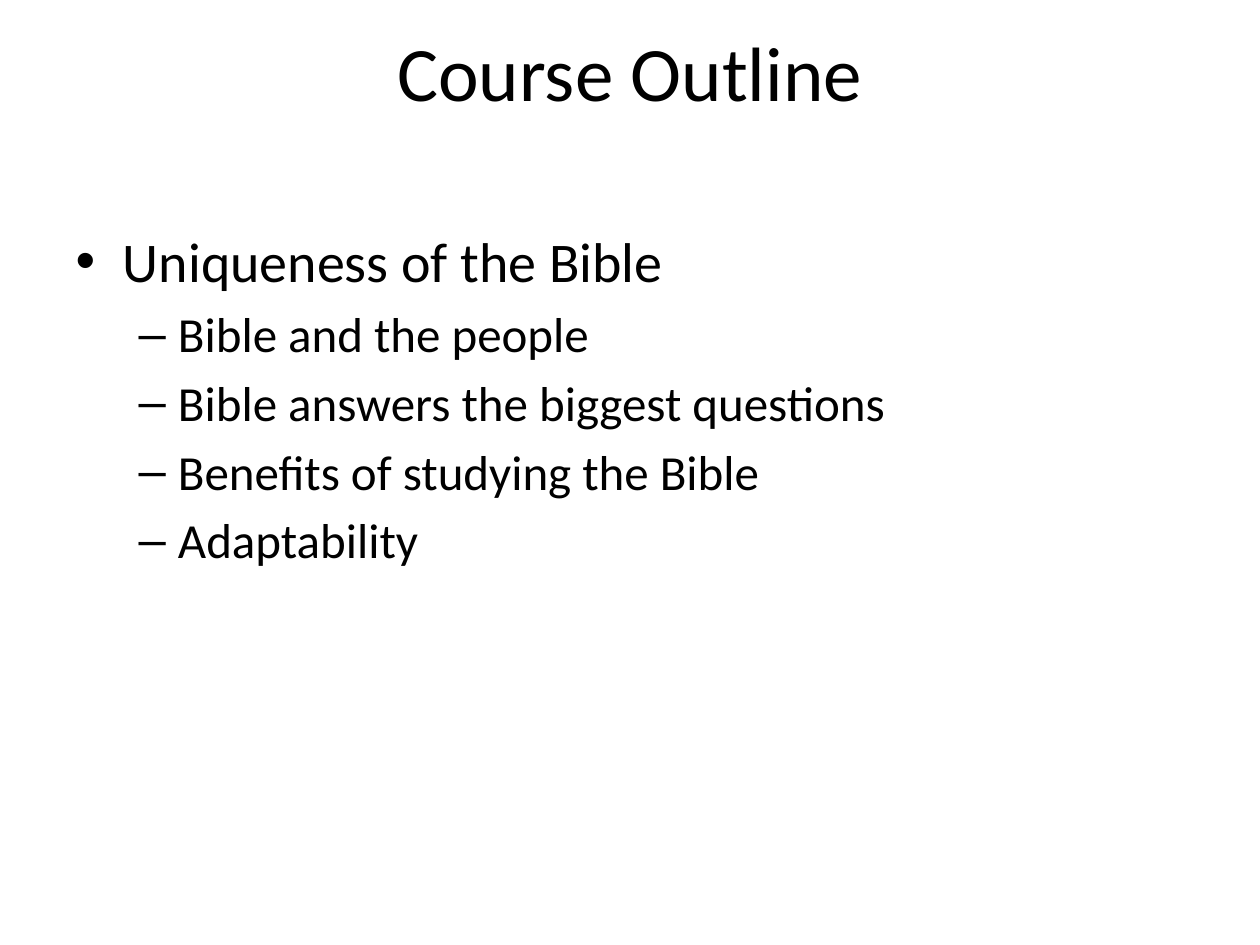
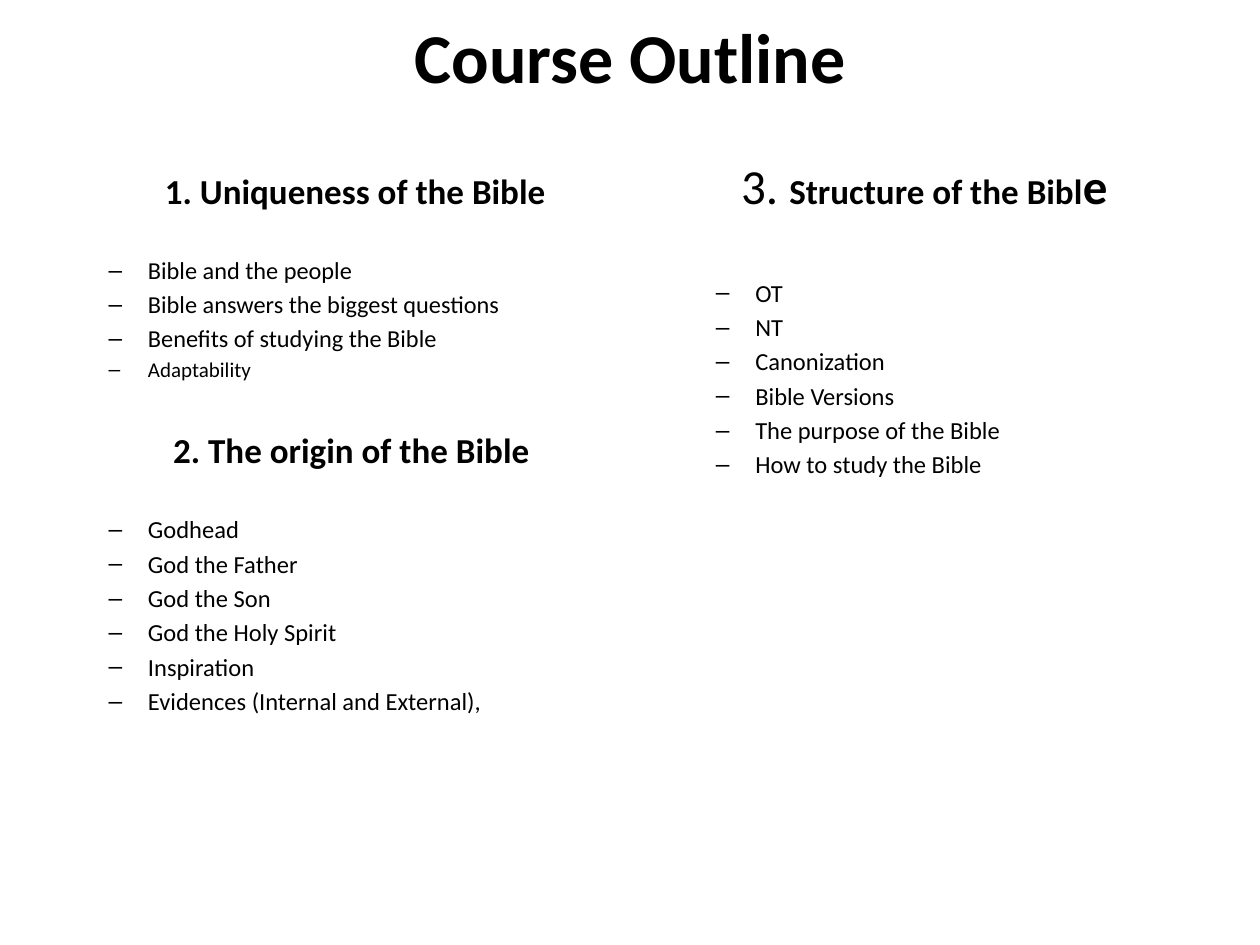
Before and after one commit to mutanganajoseph/Documents, a slide deck: slide 2 of auca/sem-1/intro-to-Bible-study/1 intro to Bible study Notes.pptx (slide 1 before the commit). Drawn at 1260x945 pixels with LibreOffice and Linux fonts; fonts in the diff are those of the drawing. Boxes give left, top, right and bottom in pixels: in the first picture for what was removed or moved away, otherwise in the second. Text is boxed around its words. In the diff, an @@ line names an element or a change of style, - is before the commit and + after.

```diff
--- a/auca/sem-1/intro-to-Bible-study/1 intro to Bible study Notes.pptx
+++ b/auca/sem-1/intro-to-Bible-study/1 intro to Bible study Notes.pptx
@@ title "Course Outline" at bbox=[414, 34, 845, 84]: size 44 to 40 pt, bold on @@
@@ text "1. Uniqueness of the Bible": place and size @@
-text "1. Uniqueness of the Bible" at bbox=[123, 243, 884, 566]
+text "1. Uniqueness of the Bible" at bbox=[148, 179, 545, 714]
@@ text at bbox=[165, 179, 545, 210]: text changed; size 32 to 20 pt; bold on @@
-• Uniqueness of the Bible
+1. Uniqueness of the Bible
@@ text added at bbox=[741, 172, 1019, 477], 14 pt, text #000000 @@
+3. Structure of the Bible
+  – OT
+  – NT
+  – Canonization
+  – Bible Versions
+  – The purpose of the Bible
+  – How to study the Bible
@@ text at bbox=[148, 262, 498, 381]: size 28 to 13.9 pt in "Bible and the people", "Bible answers the biggest questions", "Benefits of studying the Bible"; size 28 to 12 pt in "Adaptability"; less space between paragraphs @@
@@ text at bbox=[148, 438, 529, 714]: paragraphs added @@
+2. The origin of the Bible
+  – Godhead
+  – God the Father
+  – God the Son
+  – God the Holy Spirit
+  – Inspiration
+  – Evidences (Internal and External),
```
Also in this commit, not shown: 44 other slides changed, 1 slide added, 18 slides removed, 1 other file.
